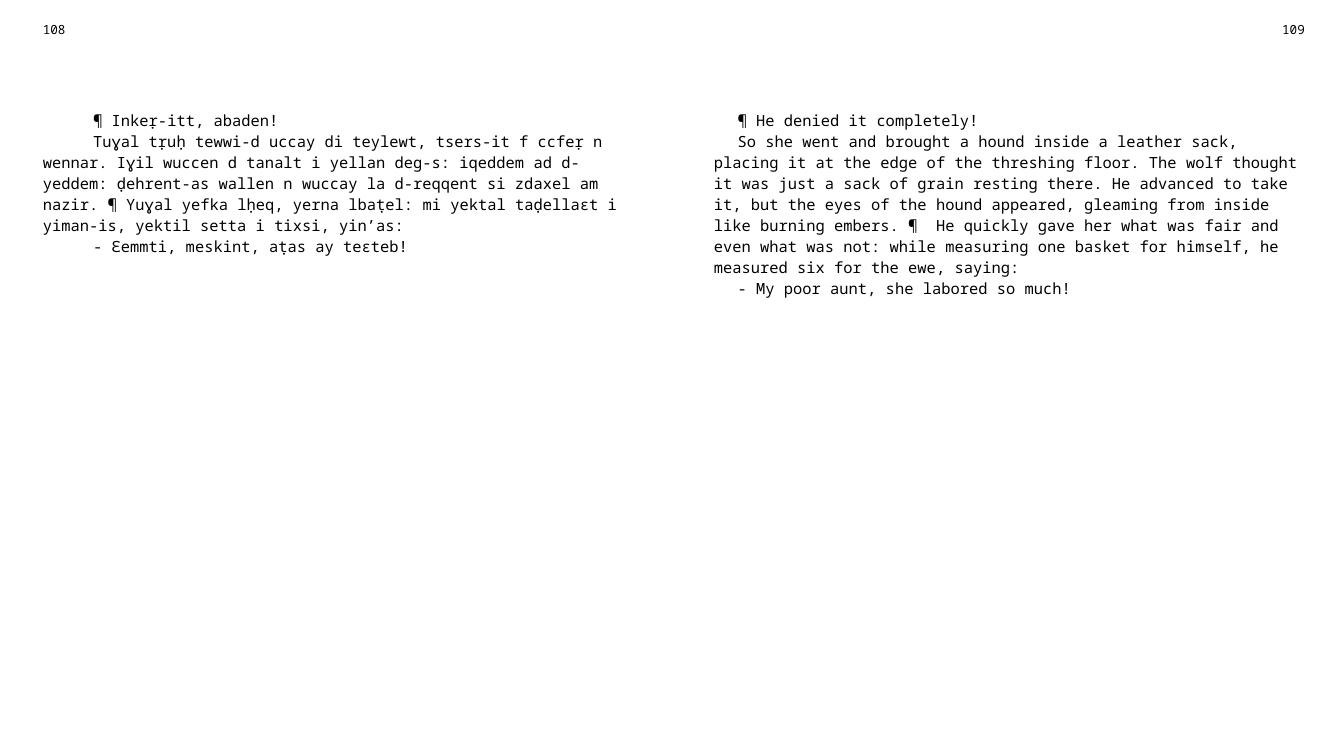
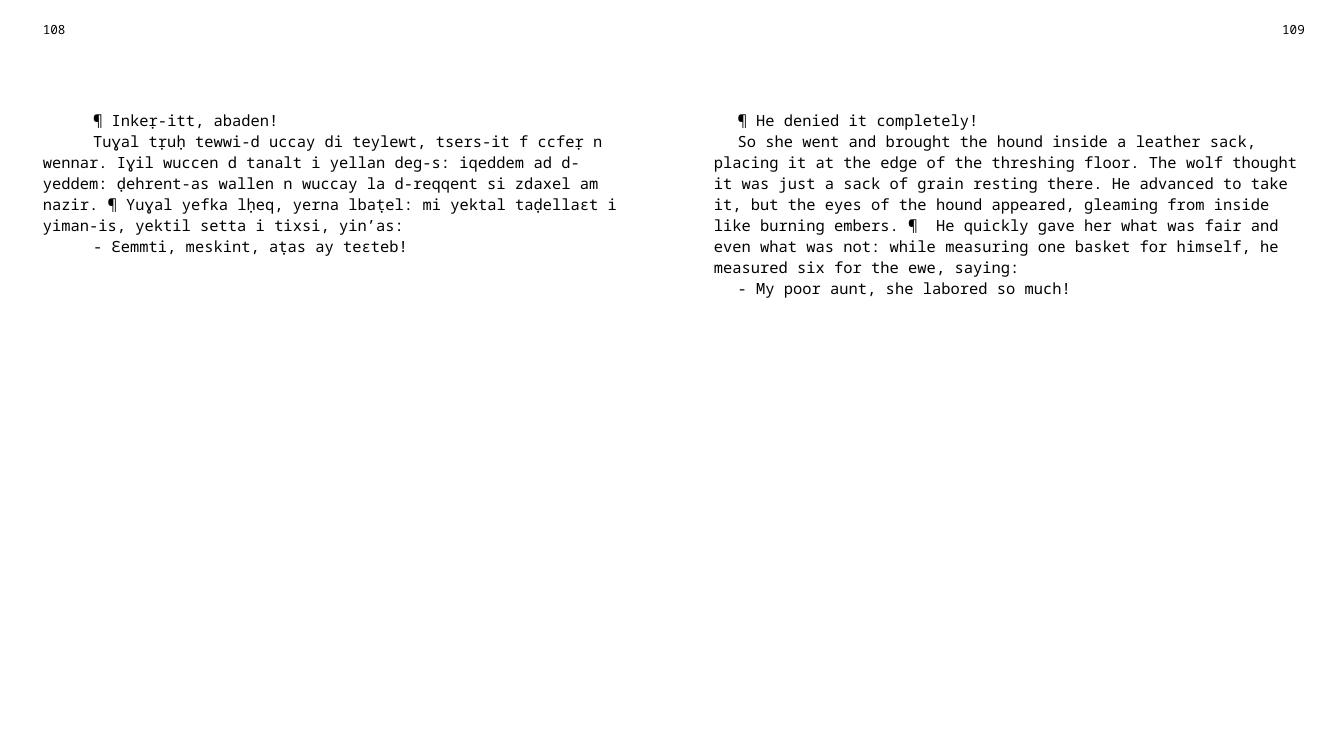
Before and after one commit to sferhah/tamacahut_n_wuccen, a slide deck: slide 50 of Uccen.ConsoleApp/uccen.eng.pptx. Drawn at 1344x756 pixels with LibreOffice and Linux fonts; fonts in the diff are those of the drawing. Boxes give left, top, right and bottom in pixels: in the first picture for what was removed or moved away, otherwise in the second. Text is boxed around its words. In the diff, an @@ line names an element or a change of style, - is before the commit and + after.

```diff
--- a/Uccen.ConsoleApp/uccen.eng.pptx
+++ b/Uccen.ConsoleApp/uccen.eng.pptx
@@ table at bbox=[32, 16, 1315, 729] @@
-row 3, column 3: ¶ He denied it completely! / So she went and brought a hound inside a leather sack, placing it at the edge of the threshing floor. The wolf thought it was just a sack of grain resting there. He advanced to take it, but the eyes of the hound appeared, gleaming from inside like burning embers. ¶ He quickly gave her what was fair and even what was not: while measuring one basket for himself, he measured six for the ewe, saying: / - My poor aunt, she labored so much!
+row 3, column 3: ¶ He denied it completely! / So she went and brought the hound inside a leather sack, placing it at the edge of the threshing floor. The wolf thought it was just a sack of grain resting there. He advanced to take it, but the eyes of the hound appeared, gleaming from inside like burning embers. ¶ He quickly gave her what was fair and even what was not: while measuring one basket for himself, he measured six for the ewe, saying: / - My poor aunt, she labored so much!
```
Also in this commit, not shown: 3 other slides changed, 3 other files.
